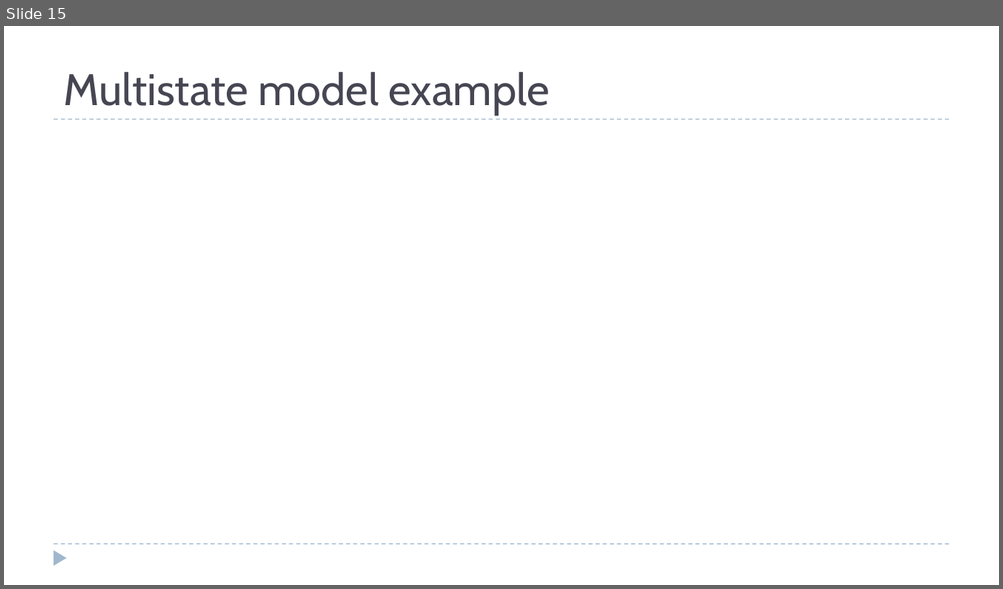
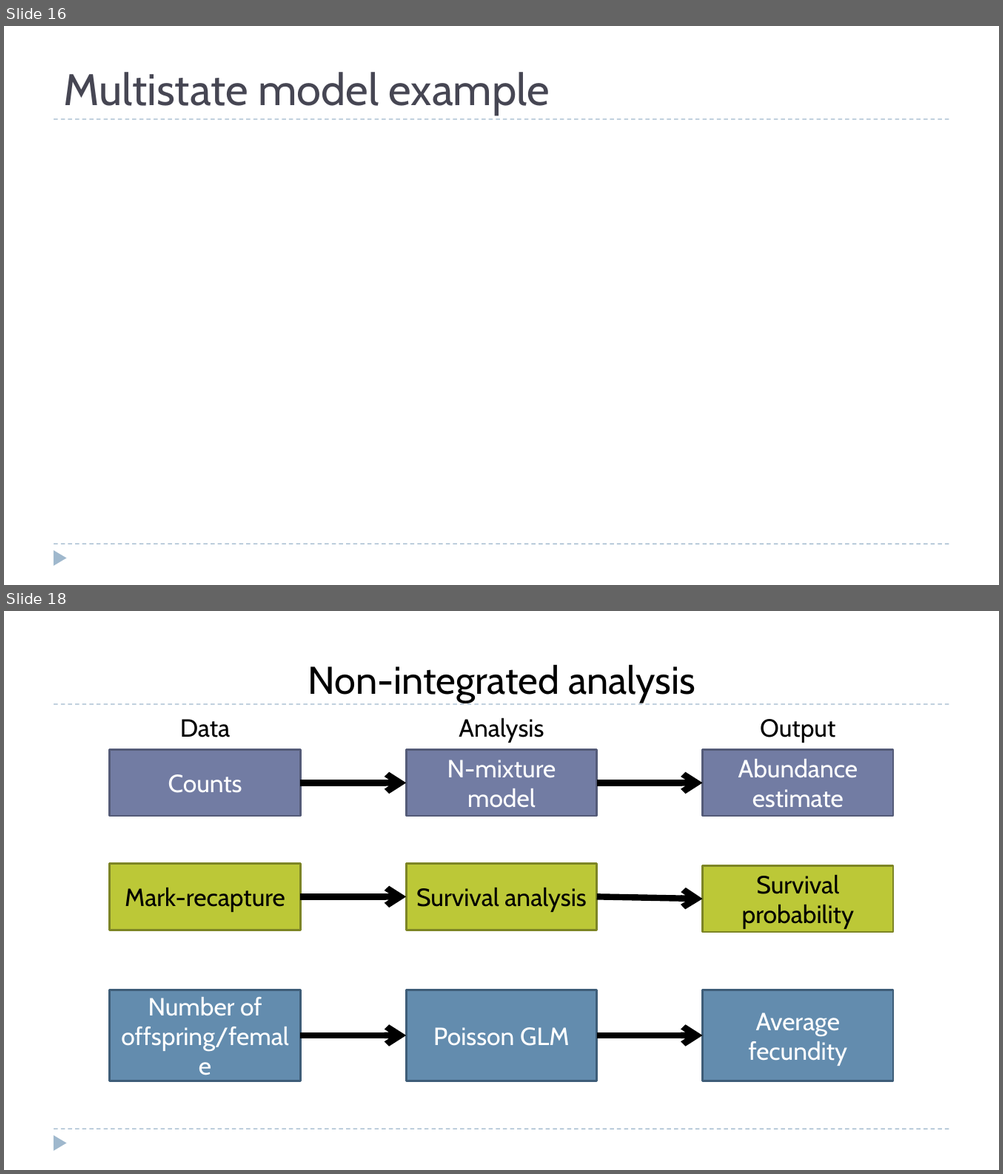
Before and after one commit to ssa200/ssa200.github.io, a slide deck: static/lectures/05_demo-data.pptx. Shown one above the other, each under a label of ours: slide 15 before the commit, slides 16 and 18 after it; the slides between them are not shown. The pictures are 1003x589 and 1003x1174 pixels, drawn with LibreOffice and Linux fonts; fonts in the diff are those of the drawing; background and template pictures are left out. Boxes give left, top, right and bottom in pixels: in the first picture for what was removed or moved away, otherwise in the second. Text is boxed around its words. In the diff, an @@ line names an element or a change of style, - is before the commit and + after.

```diff
--- a/static/lectures/05_demo-data.pptx
+++ b/static/lectures/05_demo-data.pptx
@@ slide 18 added at (4,611,999,1170), background #FFFFFF; not listed: 3 template elements that a slide beside it also shows @@
@@ text added at (307,664,695,703), 28 pt, text #000000 @@
+Non-integrated analysis
@@ text added at (180,719,230,738), 18 pt, text #000000 @@
+Data
@@ text added at (458,718,543,743), 18 pt, text #000000 @@
+Analysis
@@ text added at (760,719,835,743), 18 pt, text #000000 @@
+Output
@@ rectangle added at (109,750,301,817), fill #727CA3, outline #545C79 1.5 pt, 18 pt, text #FFFFFF @@
+Counts
@@ rectangle added at (406,750,597,817), fill #727CA3, outline #545C79 1.5 pt, 18 pt, text #FFFFFF @@
+N-mixture model
@@ rectangle added at (702,750,893,817), fill #727CA3, outline #545C79 1.5 pt, 18 pt, text #FFFFFF @@
+Abundance estimate
@@ arrow added from (301, 783) to (406, 783), #000000 4.5 pt @@
@@ arrow added from (597, 783) to (702, 783), #000000 4.5 pt @@
@@ rectangle added at (109,863,301,930), fill #BCC838, outline #7D8525 1.5 pt, 18 pt, text #000000 @@
+Mark-recapture
@@ rectangle added at (406,863,597,930), fill #BCC838, outline #7D8525 1.5 pt, 18 pt, text #000000 @@
+Survival analysis
@@ rectangle added at (702,866,893,932), fill #BCC838, outline #7D8525 1.5 pt, 18 pt, text #000000 @@
+Survival probability
@@ arrow added from (301, 897) to (406, 897), #000000 4.5 pt @@
@@ arrow added from (597, 897) to (702, 900), #000000 4.5 pt @@
@@ rectangle added at (109,990,301,1082), fill #638CAE, outline #3E5D78 1.5 pt, 18 pt, text #FFFFFF @@
+Number of offspring/female
@@ rectangle added at (406,990,597,1082), fill #638CAE, outline #3E5D78 1.5 pt, 18 pt, text #FFFFFF @@
+Poisson GLM
@@ rectangle added at (702,990,893,1082), fill #638CAE, outline #3E5D78 1.5 pt, 18 pt, text #FFFFFF @@
+Average fecundity
@@ arrow added from (301, 1036) to (406, 1036), #000000 4.5 pt @@
@@ arrow added from (597, 1036) to (702, 1036), #000000 4.5 pt @@
@@ what was slide 15 is now slide 16 @@
```
Also in this commit, not shown: 1 slide changed, 5 other slides added, 5 other files.
